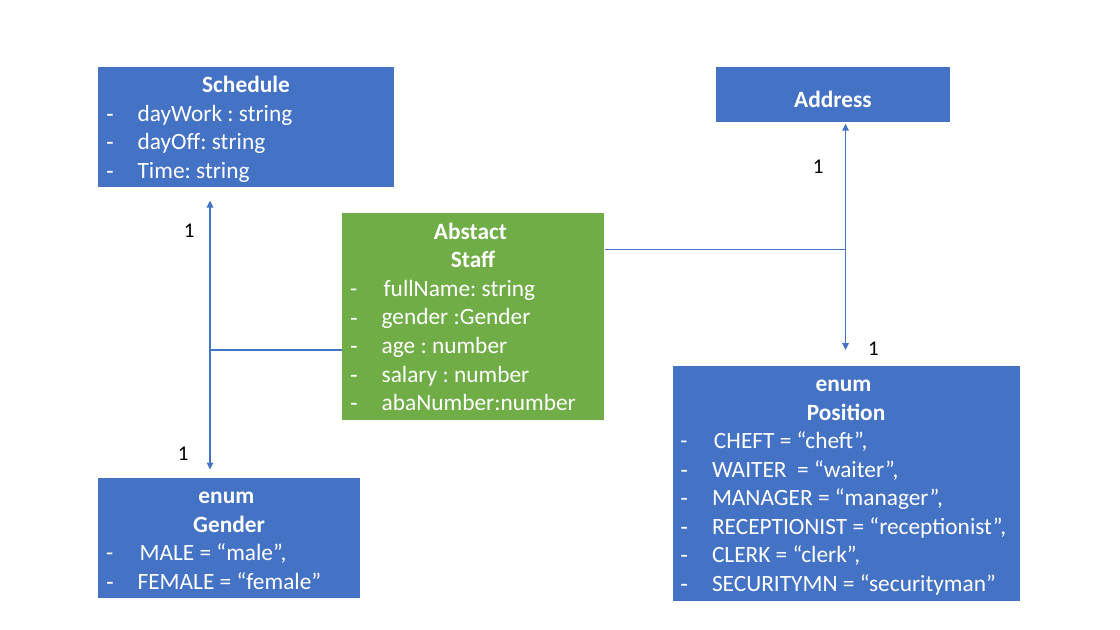
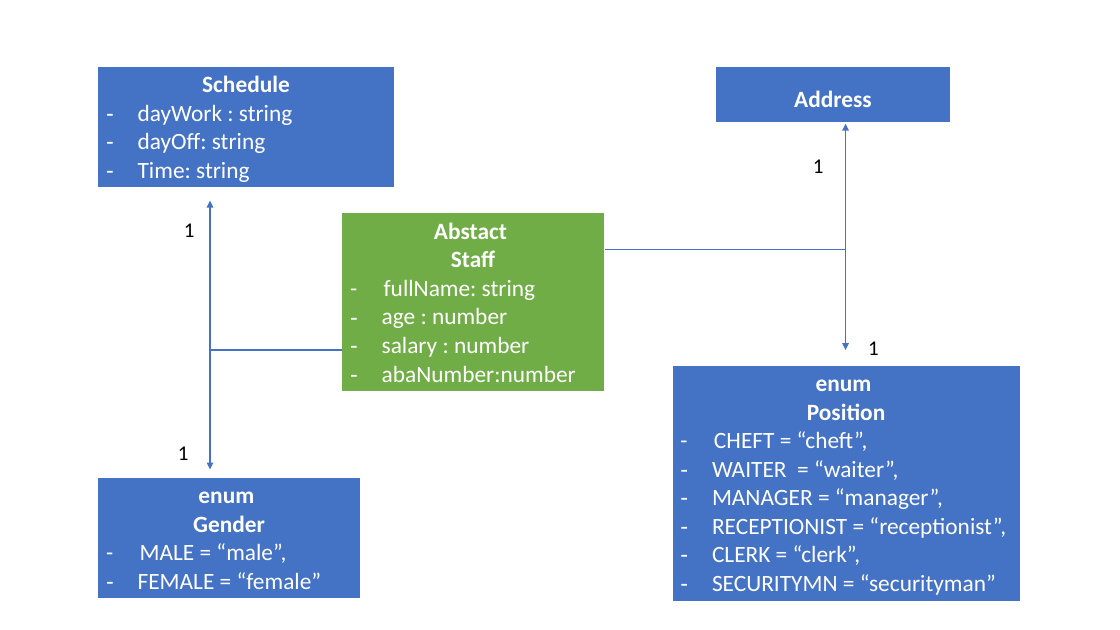
Before and after one commit to sophyseuy/OOP-PROJECT, a slide deck: slide 2 of Presentation1.pptx. Drawn at 1120x630 pixels with LibreOffice and Linux fonts; fonts in the diff are those of the drawing. Boxes give left, top, right and bottom in pixels: in the first picture for what was removed or moved away, otherwise in the second. Text is boxed around its words. In the diff, an @@ line names an element or a change of style, - is before the commit and + after.

```diff
--- a/Presentation1.pptx
+++ b/Presentation1.pptx
@@ table at (x1=342, y1=213, x2=605, y2=389) @@
-row 1, column 1: Abstact / Staff / - fullName: string / gender :Gender / age : number / salary : number / abaNumber:number
+row 1, column 1: Abstact / Staff / - fullName: string / age : number / salary : number / abaNumber:number
```
Also in this commit, not shown: 1 other slide changed, 8 other files.
